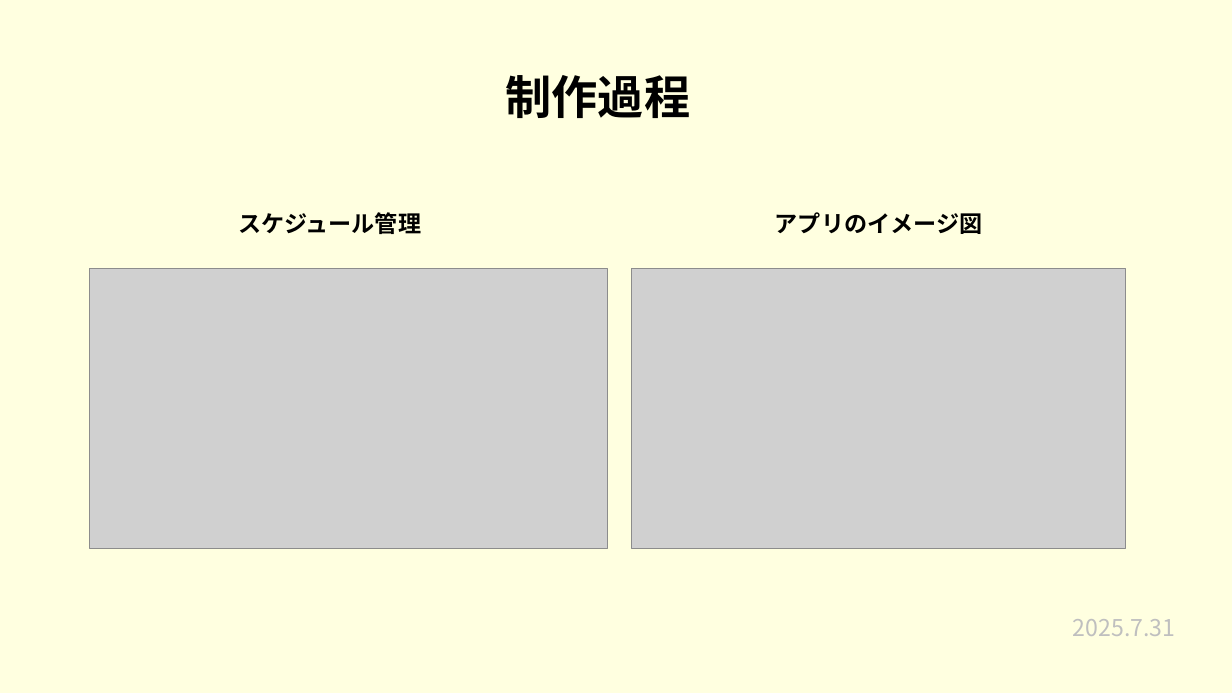
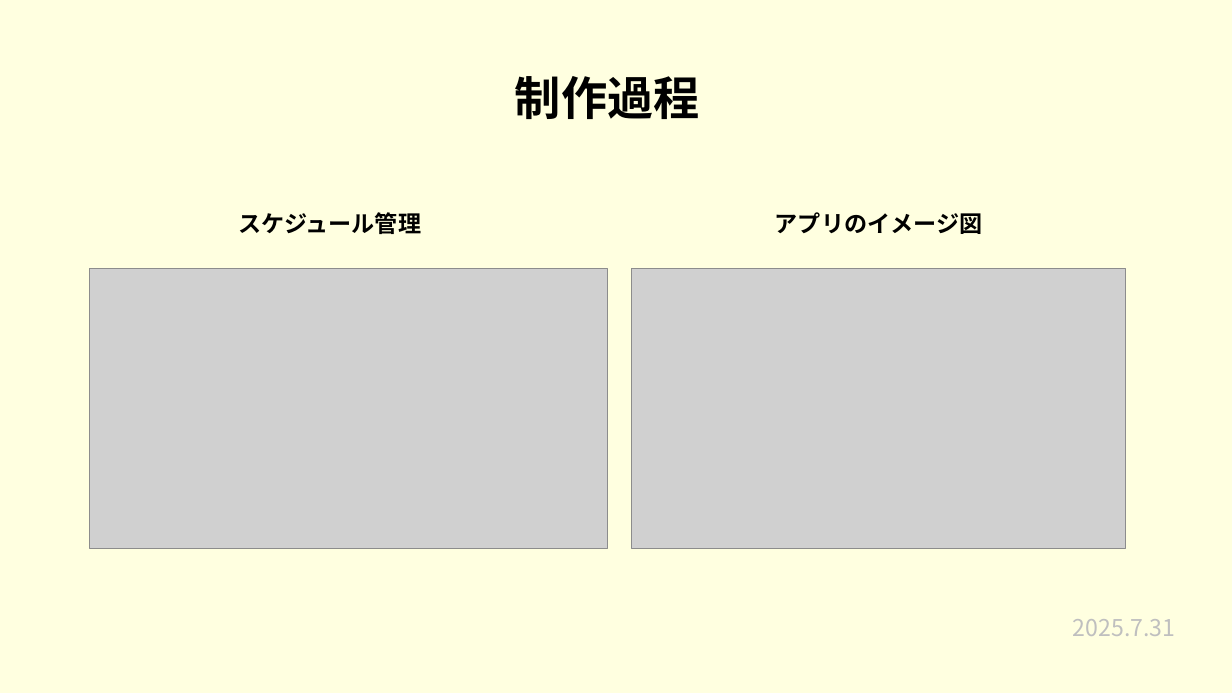
Before and after one commit to plusdojo2025/a2-7, a slide deck: slide 6 of 発表準備/7月成果発表会.pptx. Drawn at 1232x693 pixels with LibreOffice and Linux fonts; fonts in the diff are those of the drawing; grey boxes stand for pictures. Boxes give left, top, right and bottom in pixels: in the first picture for what was removed or moved away, otherwise in the second. Text is boxed around its words. In the diff, an @@ line names an element or a change of style, - is before the commit and + after.

```diff
--- a/発表準備/7月成果発表会.pptx
+++ b/発表準備/7月成果発表会.pptx
@@ title "制作過程": place and size @@
-title "制作過程" at box(505, 75, 690, 118)
+title "制作過程" at box(515, 76, 700, 119)
```
Also in this commit, not shown: 15 other slides changed.
